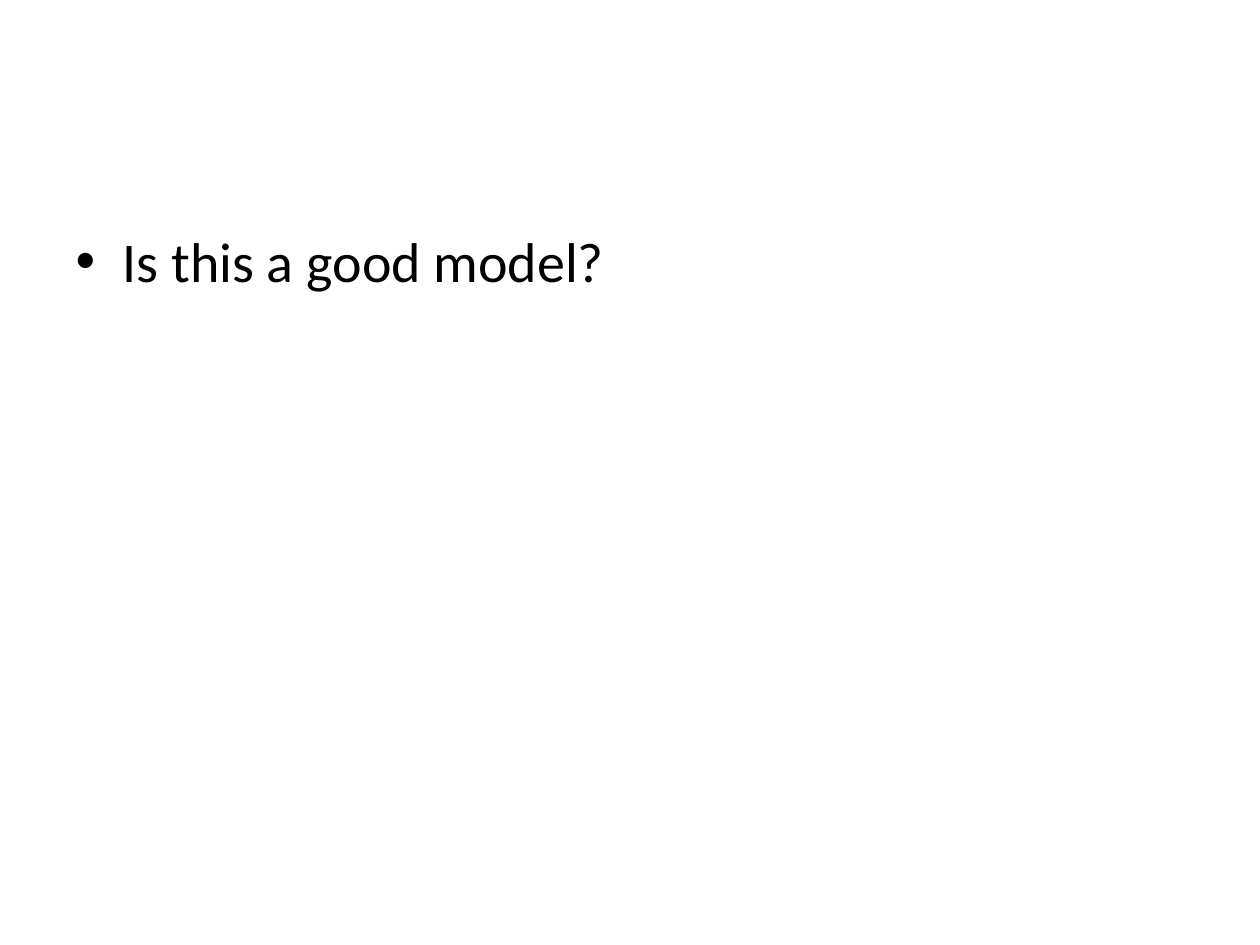
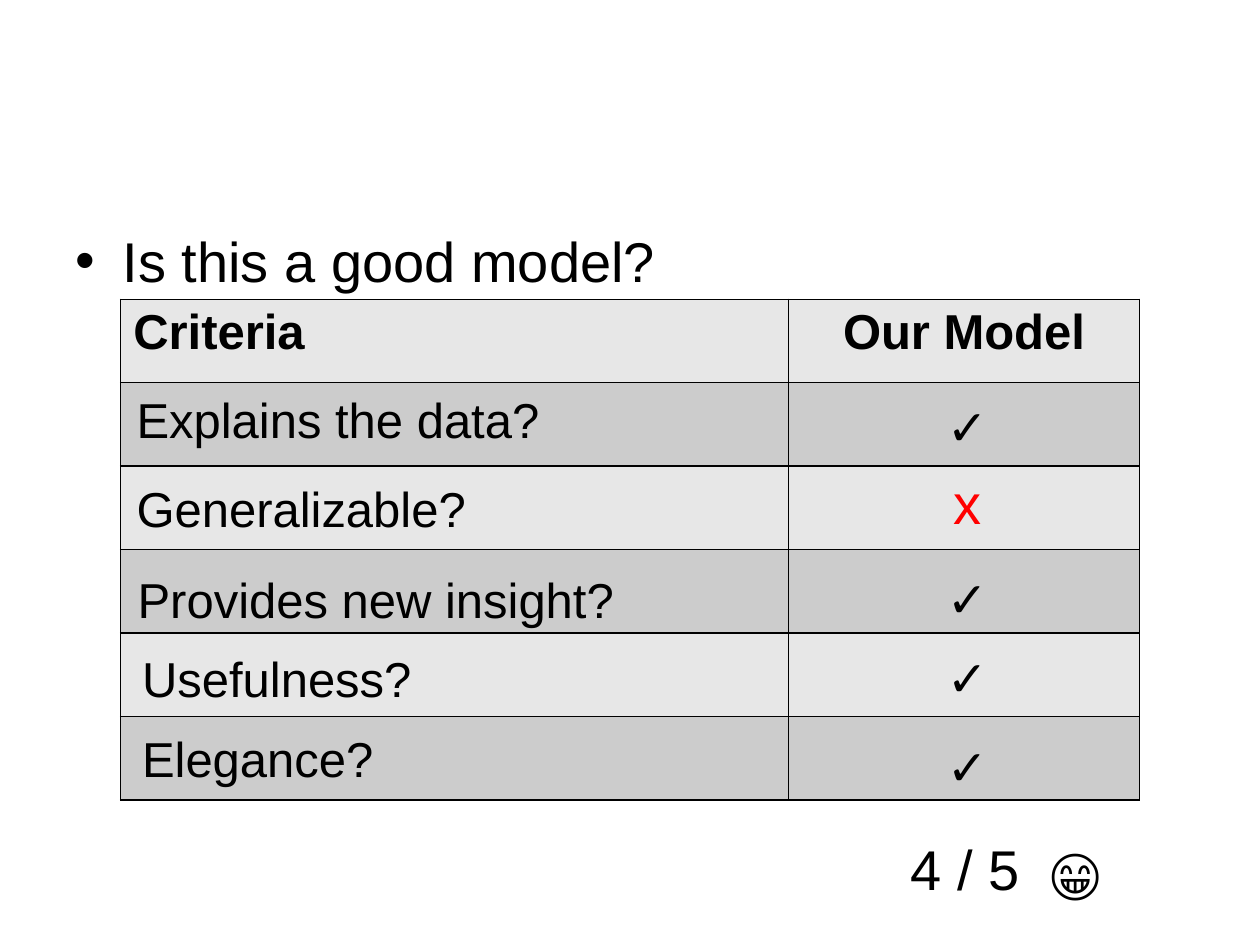
Before and after one commit to noah3695/CoSMo2018, a slide deck: slide 12 of CoSMO_GroupProjectPresentationTemplate2018.pptx. Drawn at 1260x945 pixels with LibreOffice and Linux fonts; fonts in the diff are those of the drawing; background and template pictures are left out. Boxes give left, top, right and bottom in pixels: in the first picture for what was removed or moved away, otherwise in the second. Text is boxed around its words. In the diff, an @@ line names an element or a change of style, - is before the commit and + after.

Commit message:
changes up to 2:30 PM

```diff
--- a/CoSMO_GroupProjectPresentationTemplate2018.pptx
+++ b/CoSMO_GroupProjectPresentationTemplate2018.pptx
@@ text "Is this a good model?" at (x1=123, y1=241, x2=456, y2=293): font Calibri to Arial @@
@@ table added at (x1=121, y1=300, x2=1139, y2=800), 6 rows, 2 columns @@
+Criteria | Our Model
+ | 
+ | 
+ | 
+ | 
+ | 
@@ text added at (x1=137, y1=402, x2=540, y2=448), 28 pt, text #000000 @@
+Explains the data?
@@ text added at (x1=878, y1=391, x2=1057, y2=480), 28 pt, text #000000, bold @@
+✓
@@ text added at (x1=137, y1=491, x2=466, y2=528), 28 pt, text #000000 @@
+Generalizable?
@@ text added at (x1=953, y1=494, x2=981, y2=524), 32 pt, text #FF0000 @@
+x
@@ text added at (x1=878, y1=562, x2=1057, y2=651), 28 pt, text #000000, bold @@
+✓
@@ text added at (x1=138, y1=582, x2=614, y2=628), 28 pt, text #000000 @@
+Provides new insight?
@@ text added at (x1=878, y1=641, x2=1057, y2=731), 28 pt, text #000000, bold @@
+✓
@@ text added at (x1=142, y1=661, x2=411, y2=698), 28 pt, text #000000 @@
+Usefulness?
@@ text added at (x1=142, y1=741, x2=373, y2=787), 28 pt, text #000000 @@
+Elegance?
@@ text added at (x1=878, y1=731, x2=1057, y2=820), 28 pt, text #000000, bold @@
+✓
@@ text added at (x1=1037, y1=832, x2=1155, y2=926), 32 pt, text #000000 @@
+😁
@@ text added at (x1=911, y1=851, x2=1019, y2=891), 32 pt, text #000000 @@
+4 / 5
```
Also in this commit, not shown: 11 other slides changed, 2 slides added, 1 slide removed.
